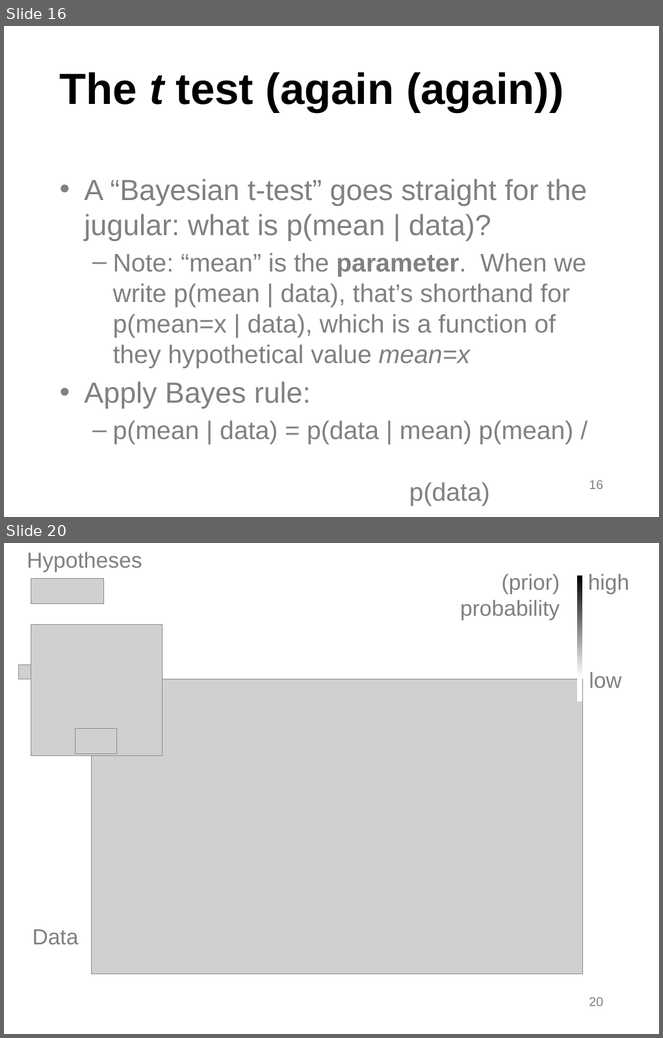
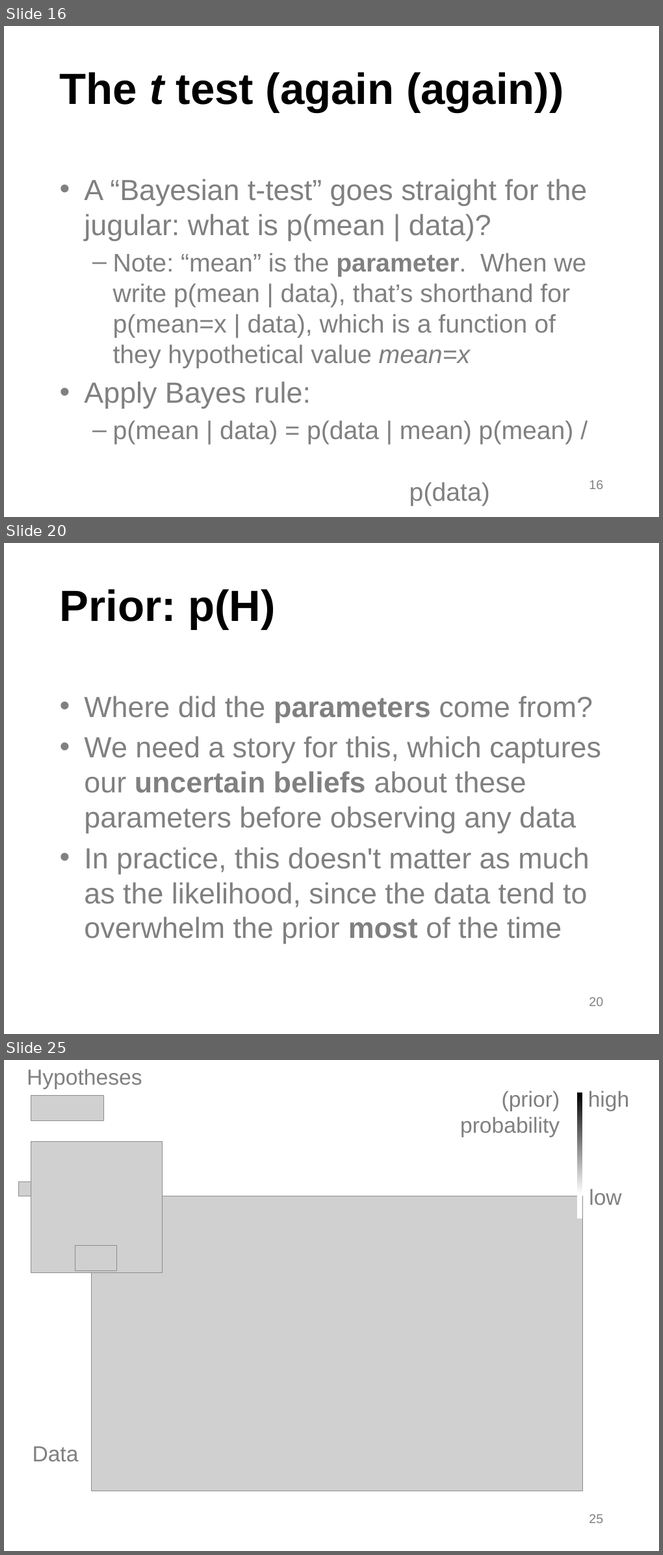
Before and after one commit to kleinschmidt/rutgers-deeper-data-analysis, a slide deck: bayes/deeper-data-bayes.pptx. Shown one above the other, each under a label of ours: slides 16 and 20 before the commit, slides 16, 20 and 25 after it; the slides between them are not shown. The pictures are 663x1038 and 663x1555 pixels, drawn with LibreOffice and Linux fonts; fonts in the diff are those of the drawing; grey boxes stand for pictures; background and template pictures are left out. Boxes give left, top, right and bottom in pixels: in the first picture for what was removed or moved away, otherwise in the second. Text is boxed around its words. In the diff, an @@ line names an element or a change of style, - is before the commit and + after.

```diff
--- a/bayes/deeper-data-bayes.pptx
+++ b/bayes/deeper-data-bayes.pptx
@@ slide 20 added at bbox=[4, 543, 659, 1034], background #FFFFFF @@
@@ title added at bbox=[60, 589, 275, 629], 48 pt, text #000000, bold @@
+Prior: p(H)
@@ text added at bbox=[84, 696, 601, 944], 32 pt, text #808080 @@
+• Where did the parameters come from?
+• We need a story for this, which captures our uncertain beliefs about these parameters before observing any data
+• In practice, this doesn't matter as much as the likelihood, since the data tend to overwhelm the prior most of the time
@@ page number added at bbox=[589, 997, 603, 1006], 14 pt, text #808080 @@
+20
@@ what was slide 20 is now slide 25 @@
@@ page number at bbox=[589, 1514, 603, 1523]: text changed @@
-20
+25
```
Also in this commit, not shown: 1 slide changed, 8 other slides added, 2 slides removed, 3 other files.
